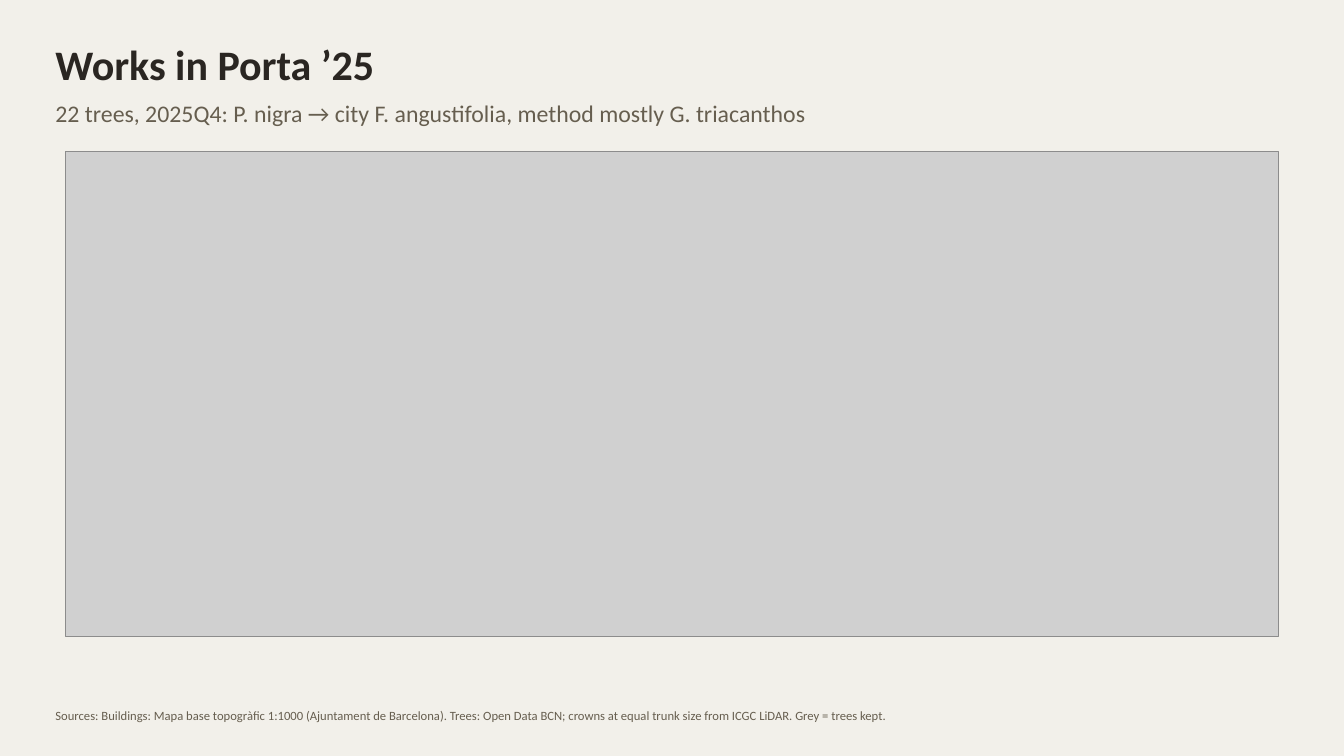
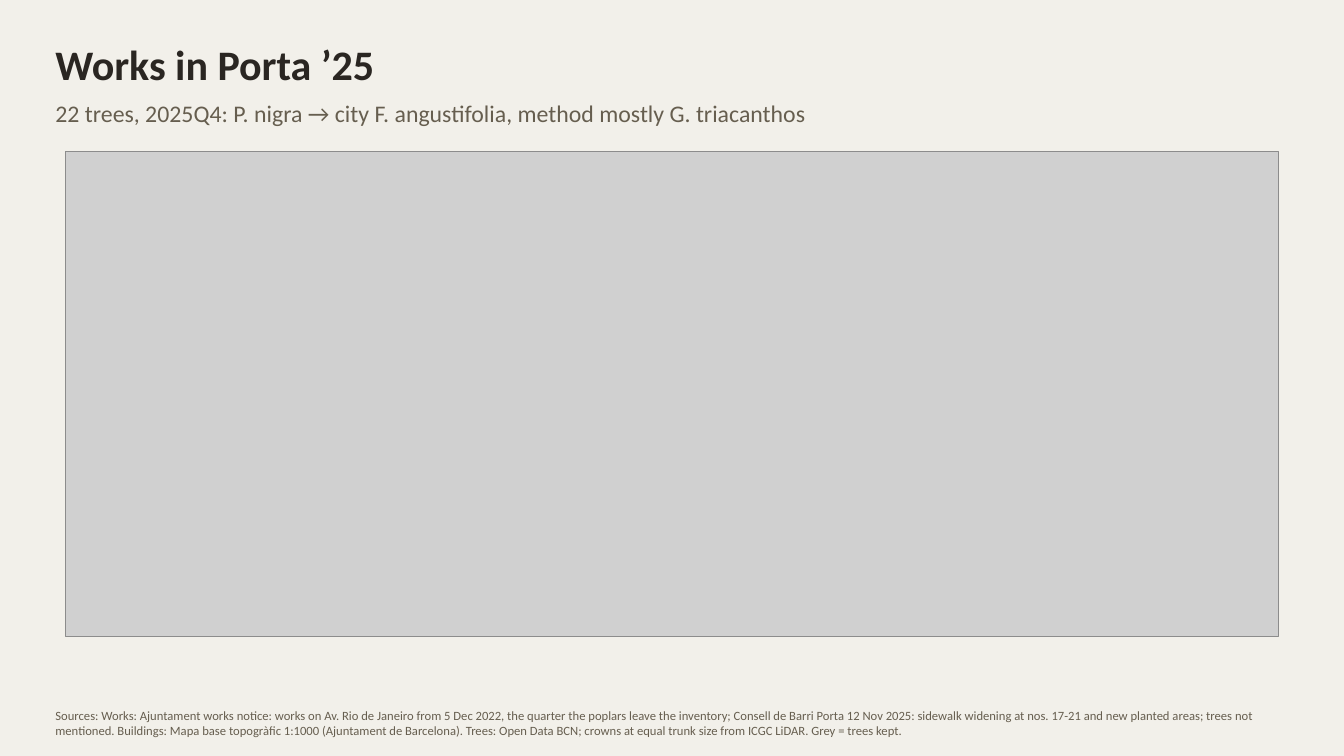
Before and after one commit to giofox96/shade-and-sponge, a slide deck: slide 5 of slides/backtest_works.pptx (slide 4 before the commit). Drawn at 1344x756 pixels with LibreOffice and Linux fonts; fonts in the diff are those of the drawing; grey boxes stand for pictures. Boxes give left, top, right and bottom in pixels: in the first picture for what was removed or moved away, otherwise in the second. Text is boxed around its words. In the diff, an @@ line names an element or a change of style, - is before the commit and + after.

```diff
--- a/slides/backtest_works.pptx
+++ b/slides/backtest_works.pptx
@@ text at box(55, 711, 1253, 737): text changed @@
-Sources: Buildings: Mapa base topogràfic 1:1000 (Ajuntament de Barcelona). Trees: Open Data BCN; crowns at equal trunk size from ICGC LiDAR. Grey = trees kept.
+Sources: Works: Ajuntament works notice: works on Av. Rio de Janeiro from 5 Dec 2022, the quarter the poplars leave the inventory; Consell de Barri Porta 12 Nov 2025: sidewalk widening at nos. 17-21 and new planted areas; trees not mentioned. Buildings: Mapa base topogràfic 1:1000 (Ajuntament de Barcelona). Trees: Open Data BCN; crowns at equal trunk size from ICGC LiDAR. Grey = trees kept.
```
Also in this commit, not shown: 8 other slides changed, 1 slide added, 3 other files.
